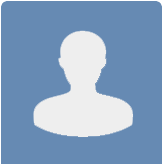
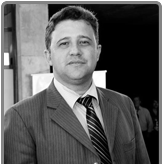
Comparing the layer stacks of the two 164×164 images. Changes:
added layer "Ararigleno Fernandes" above "carina" over bbox(1, 1, 162, 164)
